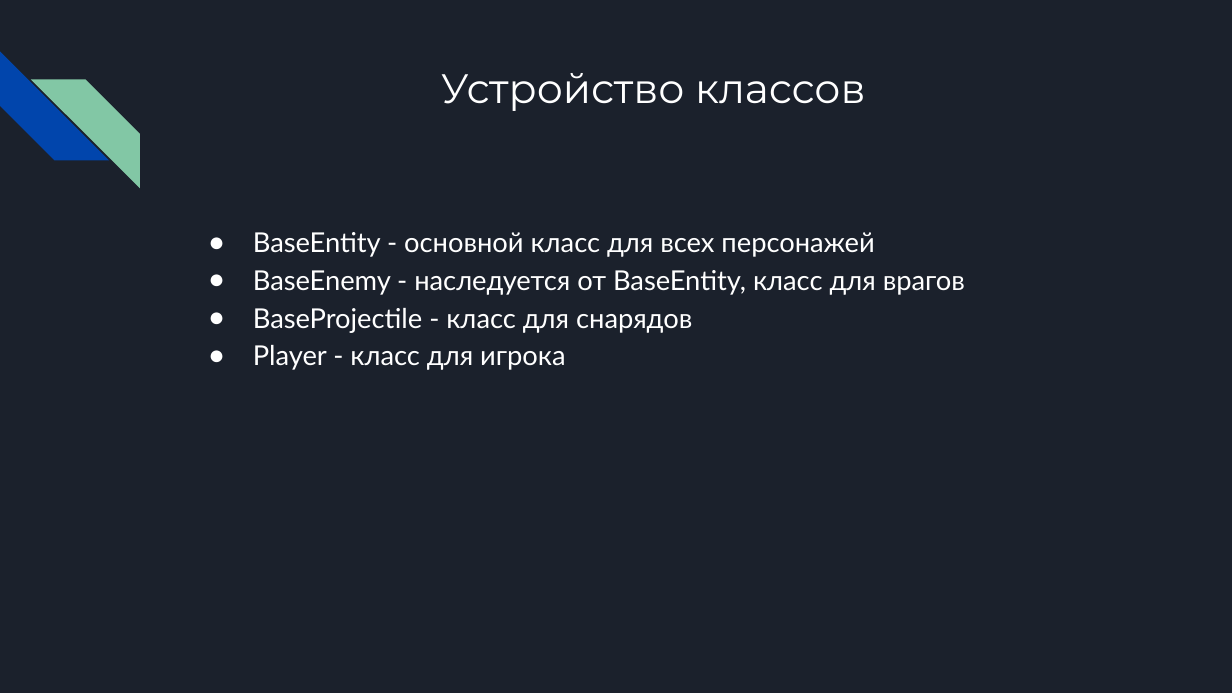
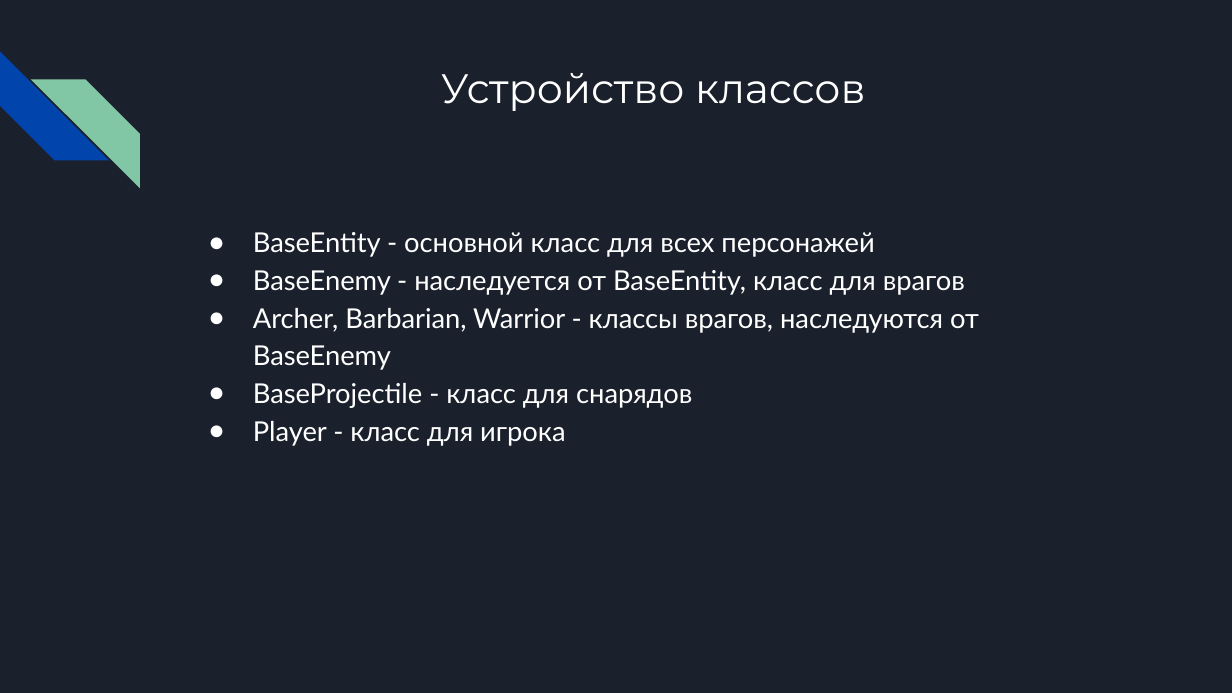
Before and after one commit to KrasnovAndrey/KpKrKz-Arcade-project, a slide deck: slide 4 of docs/Medal Dungeon.pptx. Drawn at 1232x693 pixels with LibreOffice and Linux fonts; fonts in the diff are those of the drawing. Boxes give left, top, right and bottom in pixels: in the first picture for what was removed or moved away, otherwise in the second. Text is boxed around its words. In the diff, an @@ line names an element or a change of style, - is before the commit and + after.

```diff
--- a/docs/Medal Dungeon.pptx
+++ b/docs/Medal Dungeon.pptx
@@ text at <box>253,308,979,370</box>: paragraph added @@
+● Archer, Barbarian, Warrior - классы врагов, наследуются от BaseEnemy
```
Also in this commit, not shown: 2 slides added, 2 other files.
